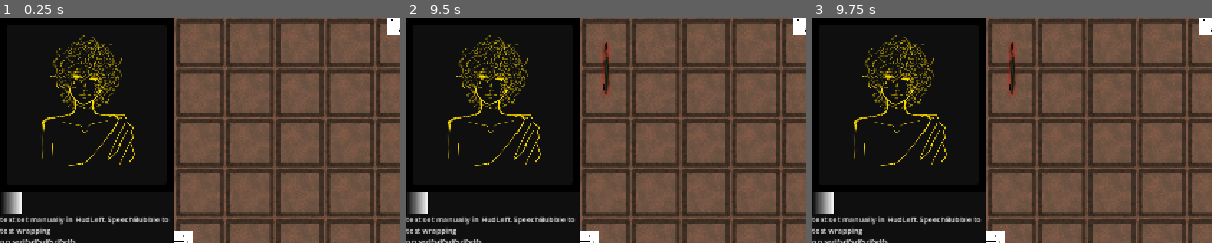
Above: before the commit, frames 1-3 (left to right).
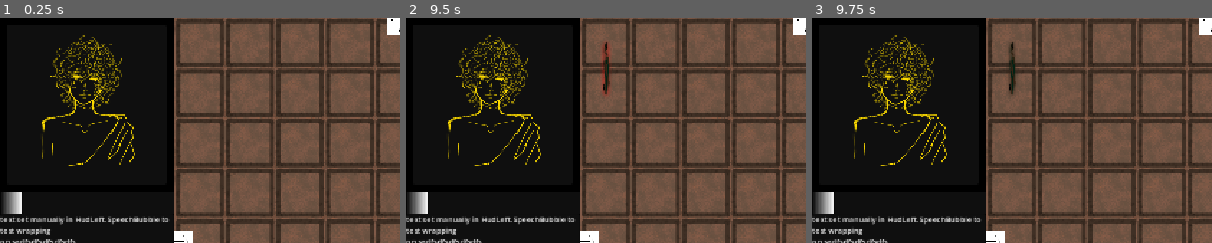
Above: after the commit, the same moments.

Repository: Wallted/ldjam-60
Game: Godot game, scene res://main.tscn
Two runs of this game, one before a commit and one after it. Both use one fixed random seed, a clock stepped at 60 frames per second and the inputs below.
Inputs (mouse positions are % of the whole screen's width and height, from its top left):
- Up to frame 1 (0.25 s): no input
- Up to frame 2 (9.5 s): tap Enter at 0.5, 2.75, 5 s; move the mouse to (3, 17) at 0.52 s; hold W 0.53-1.28 s; tap R (rotate) at 0.6, 1.35, 2.3, 3.05, 3.6, 4.35, 5.3, 6.05, 6.6, 7.35, 8.3, 9.05 s; click (3, 17) at 0.67 s; move the mouse to (3, 50) at 1.27 s; click (3, 50) at 1.42 s; tap Space at 2, 4.25, 5.75 s; move the mouse to (13, 33) at 2.02 s; hold 1 (speak_1) 2.03-2.78 s; hold W 2.03-3.53 s; click (13, 33) at 2.17 s; move the mouse to (3, 83) at 2.77 s; tap T at 2.85, 5.85, 8.85 s; click (3, 83) at 2.92 s; move the mouse to (13, 67) at 3.52 s; click (13, 67) at 3.67 s; move the mouse to (88, 33) at 4.27 s; click (88, 33) at 4.42 s; move the mouse to (88, 67) at 5.02 s; hold 1 (speak_1) 5.03-5.78 s; click (88, 67) at 5.17 s; move the mouse to (97, 17) at 5.77 s; hold W 5.78-8.03 s; click (97, 17) at 5.92 s; move the mouse to (97, 50) at 6.52 s; click (97, 50) at 6.67 s; move the mouse to (97, 83) at 7.27 s; click (97, 83) at 7.42 s; move the mouse to (69, 83) at 8.02 s; hold 1 (speak_1) 8.03-8.78 s; click (69, 83) at 8.17 s; move the mouse to (25, 11) at 8.77 s; click (25, 11) at 8.92 s
- Up to frame 3 (9.75 s): move the mouse to (80, 65) at 9.52 s; hold W from 9.53 s (still down); tap R (rotate) at 9.6 s; click (80, 65) at 9.67 s
The pictures show only the part of the screen within x 0-50%, y 0-50%; the shares and areas given below are measured in that part.

Frames 1-2 are identical in both runs. In frame 3, 0.3% of the frame differs, in the area x 49-51%, y 10-35%.

Commit message:
random fixes and some form of game control
Signed-off-by: Grzegorz Choinski <grzegorzchoinski97@gmail.com>

Diff:
--- a/game/game.gd
+++ b/game/game.gd
@@ -1,15 +1,18 @@
 extends Node2D
 
 signal level_changed(person_type: Enums.PersonType)
+@onready var room_manager: Node2D = %RoomManager
 
-# Called when the node enters the scene tree for the first time.
-func _ready() -> void:
-	pass
-
-# Called every frame. 'delta' is the elapsed time since the previous frame.
-func _process(_delta: float) -> void:
-	pass
-
+func _on_room_finished() -> void:
+	GameState.set_state(GameState.State.CUTSCENE)
+	# do sth
+	GameState.set_status(GameState.State.ACTION_FREE)
 
 func _on_room_manager_level_changed(person_type: Enums.PersonType) -> void:
 	level_changed.emit(person_type)
+
+func _on_hud_game_mouse_entered() -> void:
+	pass
+
+func _on_hud_game_mouse_exited() -> void:
+	room_manager.hide_cursor()
--- a/game/game_room.gd
+++ b/game/game_room.gd
@@ -47,7 +47,7 @@
 @onready var multi_mesh_instance_2d: MultiMeshInstance2D = $MultiMeshInstance2D
 
 func _input(_event: InputEvent) -> void:
-	if Input.is_action_just_pressed("rotate") and room_area_entered and not rotating:
+	if Input.is_action_just_pressed("rotate") and room_area_entered and not rotating and GameState.state == GameState.State.ACTION_FREE:
 		request_rotate.emit()
 
 func _ready() -> void:
--- a/game/room_manager.gd
+++ b/game/room_manager.gd
@@ -3,7 +3,6 @@
 signal level_changed(person_type: Enums.PersonType)
 
 var room_list : Array[GameRoom]
-var action_available: bool = true
 var currently_focused_room: GameRoom
 
 @onready
@@ -13,9 +12,9 @@
 var _path_cursor_north_not_west: bool
 
 func _input(event: InputEvent) -> void:
-	if event is InputEventMouseButton:
+	if event is InputEventMouseButton and GameState.state == GameState.State.ACTION_FREE:
 		if event.button_index == MOUSE_BUTTON_WHEEL_DOWN && event.pressed:
-			focus_on_room(currently_focused_room.parent_room)
+			focus_on_room_action(currently_focused_room.parent_room)
 		if event.button_index == MOUSE_BUTTON_LEFT && event.pressed:
 			_try_place_path_segment()
 		if event.button_index == MOUSE_BUTTON_RIGHT && event.pressed:
@@ -35,7 +34,9 @@
 	_snap_rooms_together()
 	room_list.reverse()
 
-	focus_on_room(room_list[0], false)
+	GameState.set_state(GameState.State.ACTION_FREE)
+
+	focus_on_room_action(room_list[0], false)
 
 func _process(_delta: float) -> void:
 	for room in room_list:
@@ -70,37 +71,47 @@
 		prev_tile_size = r_l[0].room_size / r_l[0].grid_size * r_l[0].scale
 		prev_position = r_l[0].position
 
-func focus_on_room(target_room: GameRoom, tween: bool = true):
-	if not action_available or not target_room:
+func rotate_room_action(room) -> void:
+	if not GameState.is_state(GameState.State.ACTION_FREE):
 		return
 
+	GameState.set_state(GameState.State.ACTION_PENDING)
+	room.tween_rotate_room().connect(func (): GameState.set_state(GameState.State.ACTION_FREE))
+
+func focus_on_room_action(target_room: GameRoom, tween: bool = true):
+	if not GameState.is_state(GameState.State.ACTION_FREE):
+		return
+
+	if not target_room:
+		return
+
 	currently_focused_room = target_room
 
 	for room in room_list:
 		room.disable_room()
 
-	if _path_cursor != null:
-		_path_cursor.set_hovered(false)
-	_path_cursor = null
+	hide_cursor()
+
 	if not tween:
 		camera_2d.zoom_room(room_list[0])
 		target_room.enable_tiles()
 	else:
-		action_available = false
 		camera_2d.tween_zoom_room(target_room).connect(_on_zoom_finished.bind(target_room))
+		GameState.set_state(GameState.State.ACTION_PENDING)
+
+func hide_cursor() -> void:
+	if _path_cursor != null:
+		_path_cursor.set_hovered(false)
+	_path_cursor = null
 
 func _on_focus_request(room: GameRoom) -> void:
-	focus_on_room(room)
+	focus_on_room_action(room)
 
 func _on_rotate_request(room: GameRoom) -> void:
-	if not action_available:
-		return
-
-	action_available = false
-	room.tween_rotate_room().connect(func (): action_available = true)
+	rotate_room_action(room)
 
 func _on_zoom_finished(target_room: GameRoom) -> void:
-	action_available = true
+	GameState.set_state(GameState.State.ACTION_FREE)
 	for room in room_list:
 		if room.zoom_level == target_room.zoom_level - 1:
 			room.set_as_pickable()
--- /dev/null
+++ b/game_state.gd
@@ -0,0 +1,40 @@
+extends Node
+
+enum State {
+	CUTSCENE,
+	PAUSED,
+	ACTION_FREE,
+	ACTION_PENDING,
+}
+
+var state: State
+var prev_state: State
+
+var action_progress: ActionProgress
+var label: Label
+
+func _ready() -> void:
+	var main = (get_tree().get_current_scene() as Node)
+	await main.ready
+
+	action_progress = main.get_node("CanvasLayer").get_node('ActionProgress')
+	label = main.get_node("CanvasLayer/HUD/Label")
+
+func pause_game():
+	get_tree().paused = true
+	action_progress.visible = false
+	prev_state = state
+	state = State.PAUSED
+
+func unpause_game():
+	get_tree().paused = true
+	action_progress.visible = true
+	state = prev_state
+
+func set_state(new_state: State) -> void:
+	state = new_state
+	if label:
+		label.text = str(GameState.State.keys()[new_state])
+
+func is_state(new_state: State) -> bool:
+	return state == new_state
--- a/main.tscn
+++ b/main.tscn
@@ -34,6 +34,24 @@
 mouse_filter = 1
 script = ExtResource("3_lquwl")
 
+[node name="HUDGame" type="Control" parent="CanvasLayer/HUD" unique_id=1377671542]
+layout_mode = 1
+anchors_preset = 8
+anchor_left = 0.5
+anchor_top = 0.5
+anchor_right = 0.5
+anchor_bottom = 0.5
+offset_left = -20.0
+offset_top = -20.0
+offset_right = 20.0
+offset_bottom = 20.0
+grow_horizontal = 2
+grow_vertical = 2
+offset_transform_enabled = true
+offset_transform_scale = Vector2(16.305, 16.305)
+offset_transform_visual_only = false
+mouse_filter = 1
+
 [node name="HUDLeft" parent="CanvasLayer/HUD" unique_id=488148864 instance=ExtResource("4_7mycd")]
 layout_mode = 0
 offset_bottom = 650.0
@@ -43,7 +61,20 @@
 layout_mode = 1
 mouse_filter = 1
 
+[node name="Label" type="Label" parent="CanvasLayer/HUD" unique_id=1901270043]
+layout_mode = 1
+anchors_preset = 3
+anchor_left = 1.0
+anchor_top = 1.0
+anchor_right = 1.0
+anchor_bottom = 1.0
+offset_left = -40.0
+offset_top = -23.0
+grow_horizontal = 0
+grow_vertical = 0
+
 [node name="ActionProgress" type="Control" parent="CanvasLayer" unique_id=1872492922]
+visible = false
 layout_mode = 3
 anchors_preset = 3
 anchor_left = 1.0
@@ -76,3 +107,5 @@
 bus = &"SFXBus"
 
 [connection signal="level_changed" from="Game" to="CanvasLayer/HUD/HUDLeft" method="_on_game_level_changed"]
+[connection signal="mouse_entered" from="CanvasLayer/HUD/HUDGame" to="Game" method="_on_hud_game_mouse_entered"]
+[connection signal="mouse_exited" from="CanvasLayer/HUD/HUDGame" to="Game" method="_on_hud_game_mouse_exited"]
--- a/project.godot
+++ b/project.godot
@@ -22,6 +22,7 @@
 [autoload]
 
 DialogManagier="*uid://cb7d0gsgwmep5"
+GameState="*uid://c71jl8mf55xx7"
 
 [display]
 
Not shown, added: game_state.gd.uid
